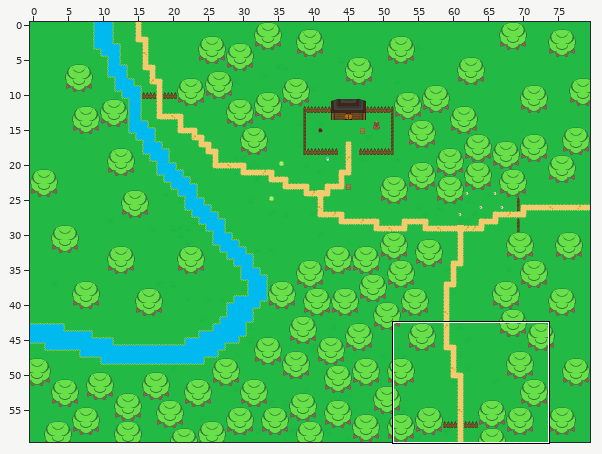
Level history. Tiled map (JSON): src/assets/maps/map_01.json. Above, an overview of the earlier version with the close-up marked.
Close-up. The starting point:
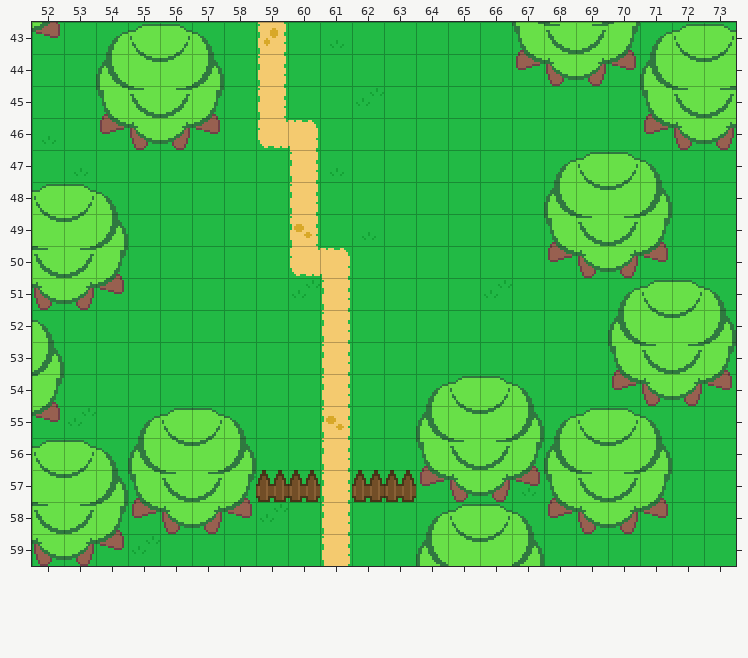
Cells are 16x16 px. Shown: x 52..73, y 43..59. The commit also changed other parts of the map, which this record leaves out. Tiles whose own drawing changed are shown in their newer look in all pictures.
Now the later version:
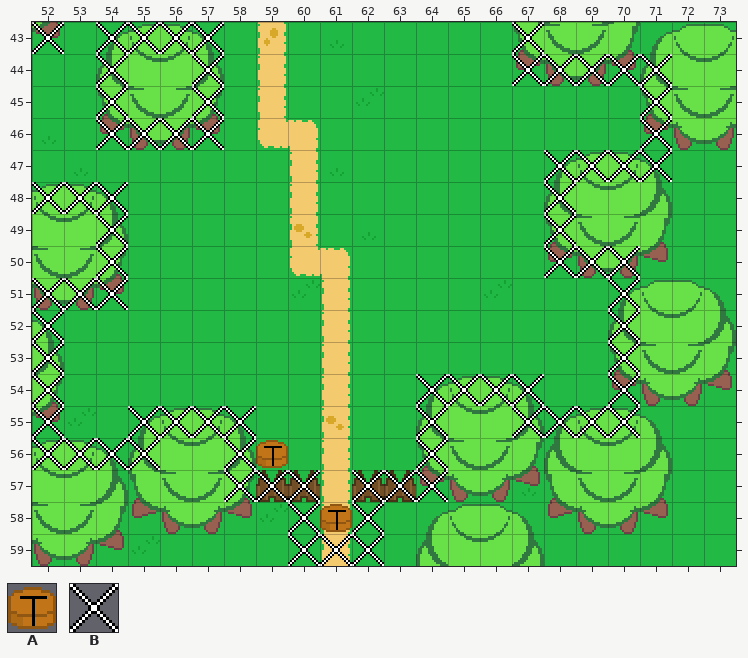
Key: from "enemyset": A 90; from "tiles": B 10.
_ is an empty cell.
Objects are placed by their top-left corner, in cells (3,4 is the top-left corner of cell 3,4); size is 1x1 cell unless given.
Tiles of an added or newly shown layer are drawn over the layers below it.
Diff:
Layer "collision" (now shown):
There is now tile B in row 43 at x 52, 54 to 57 and 67; in row 44 at x 54, 57 and 67 to 71; in row 45 at x 54, 57 and 71; in row 46 at x 54 to 57 and 71; in row 47 at x 68 to 71; in row 48 at x 52 to 54 and 68.
There is now tile B in row 49 at x 54 and 68; in row 50 at x 54 and 68 to 70; in row 51 at x 52 to 54 and 70; in rows 52 to 53 at x 52 and 70; in row 54 at x 52, 64 to 67 and 70; in row 55 at x 52, 55 to 58, 64 and 67 to 70.
There is now tile B in row 56 at x 52 to 55, 58 and 64; in row 57 at x 58 to 60 and 62 to 64; in row 58 at x 60 and 62; in row 59 at x 60 to 62.
Layer "objects":
A new object: A at 59,56.
A new object: A at 61,58.
Where, in picture pixels (left, top, right, bottom), the same in both close-ups:
added: (32, 22, 672, 566)
